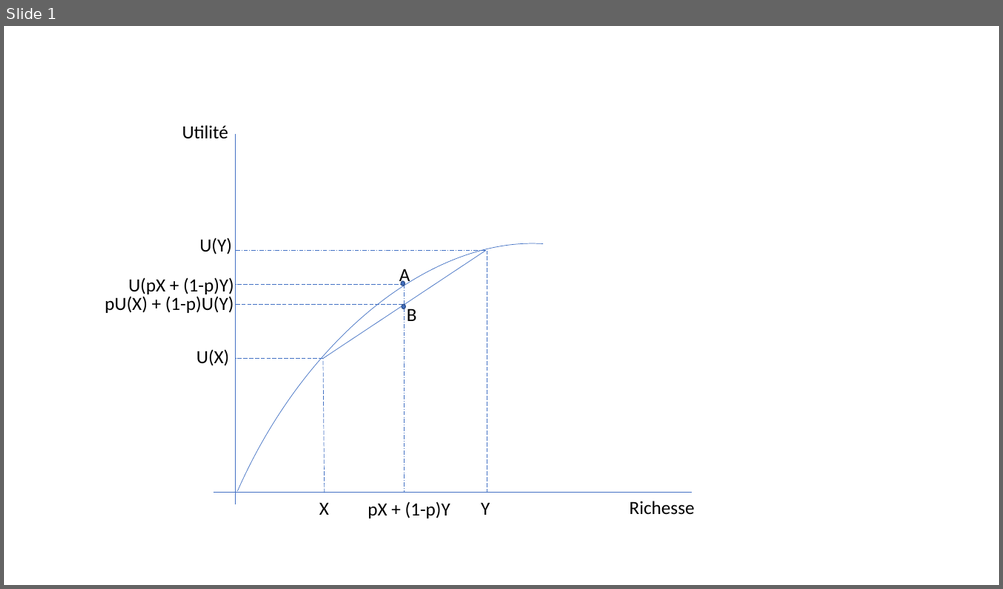
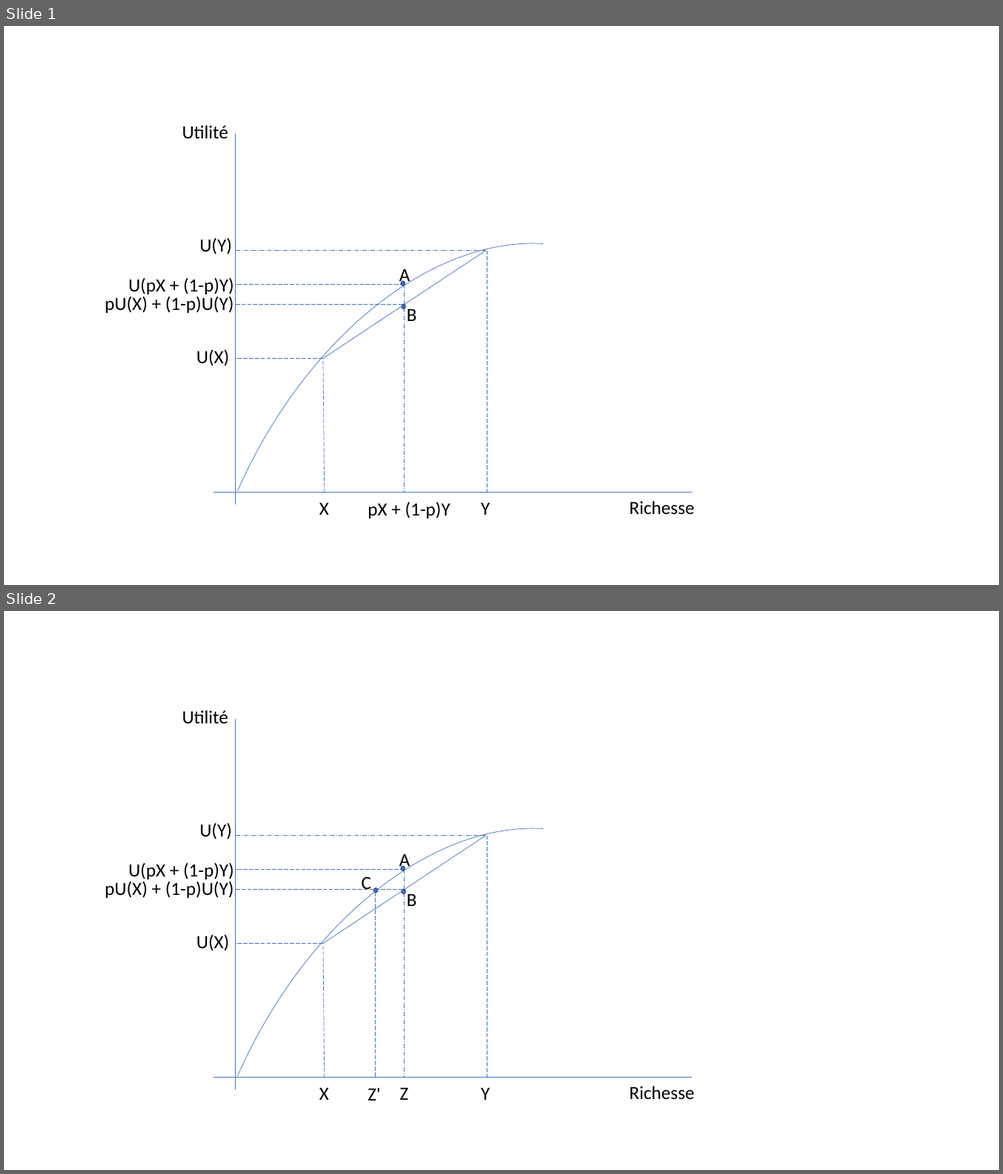
Before and after one commit to pcmichaud/micro, a slide deck: figures/risque.pptx. Shown one above the other, each under a label of ours: slide 1 before the commit, slides 1 and 2 after it. The pictures are 1003x589 and 1003x1174 pixels, drawn with LibreOffice and Linux fonts; fonts in the diff are those of the drawing. Boxes give left, top, right and bottom in pixels: in the first picture for what was removed or moved away, otherwise in the second. Text is boxed around its words. In the diff, an @@ line names an element or a change of style, - is before the commit and + after.

```diff
--- a/figures/risque.pptx
+++ b/figures/risque.pptx
@@ slide 2 added at (4, 611, 999, 1170), background #FFFFFF @@
@@ text added at (182, 710, 228, 724), 18 pt, text #000000 @@
+Utilité
@@ line added from (236, 719) to (236, 1089), #4472C4 0.5 pt @@
@@ arc (boxed as its full ellipse) added at (93, 748, 812, 1170), outline #4472C4 0.5 pt @@
@@ text added at (199, 823, 232, 840), 18 pt, text #000000 @@
+U(Y)
@@ line added from (486, 835) to (236, 835), #4472C4 0.5 pt dashed @@
@@ line added from (324, 944) to (486, 835), #4472C4 0.5 pt @@
@@ text added at (399, 854, 410, 871), 18 pt, text #000000 @@
+A
@@ line added from (486, 1078) to (486, 835), #4472C4 0.5 pt dashed @@
@@ text added at (128, 863, 234, 880), 18 pt, text #000000 @@
+U(pX + (1-p)Y)
@@ line added from (404, 870) to (236, 870), #4472C4 0.5 pt dashed @@
@@ text added at (361, 877, 371, 890), 18 pt, text #000000 @@
+C
@@ ellipse added at (401, 867, 404, 871), fill #4472C4, outline #325491 1 pt @@
@@ line added from (404, 870) to (404, 1077), #4472C4 0.5 pt dashed @@
@@ text added at (105, 881, 234, 898), 18 pt, text #000000 @@
+pU(X) + (1-p)U(Y)
@@ line added from (236, 890) to (404, 890), #4472C4 0.5 pt dashed @@
@@ ellipse added at (374, 889, 378, 893), fill #4472C4, outline #325491 1 pt @@
@@ line added from (375, 893) to (375, 1077), #4472C4 0.5 pt dashed @@
@@ ellipse added at (401, 890, 405, 894), fill #4472C4, outline #325491 1 pt @@
@@ text added at (407, 894, 417, 906), 18 pt, text #000000 @@
+B
@@ text added at (196, 934, 229, 951), 18 pt, text #000000 @@
+U(X)
@@ line added from (324, 944) to (236, 944), #4472C4 0.5 pt dashed @@
@@ line added from (324, 1078) to (324, 944), #4472C4 0.5 pt dashed @@
@@ line added from (213, 1077) to (692, 1077), #4472C4 0.5 pt @@
@@ text added at (319, 1088, 329, 1100), 18 pt, text #000000 @@
+X
@@ text added at (367, 1088, 380, 1101), 18 pt, text #000000 @@
+Z'
@@ text added at (400, 1088, 409, 1100), 18 pt, text #000000 @@
+Z
@@ text added at (481, 1088, 489, 1100), 18 pt, text #000000 @@
+Y
@@ text added at (629, 1086, 694, 1099), 18 pt, text #000000 @@
+Richesse
```
Also in this commit, not shown: 11 other files.
